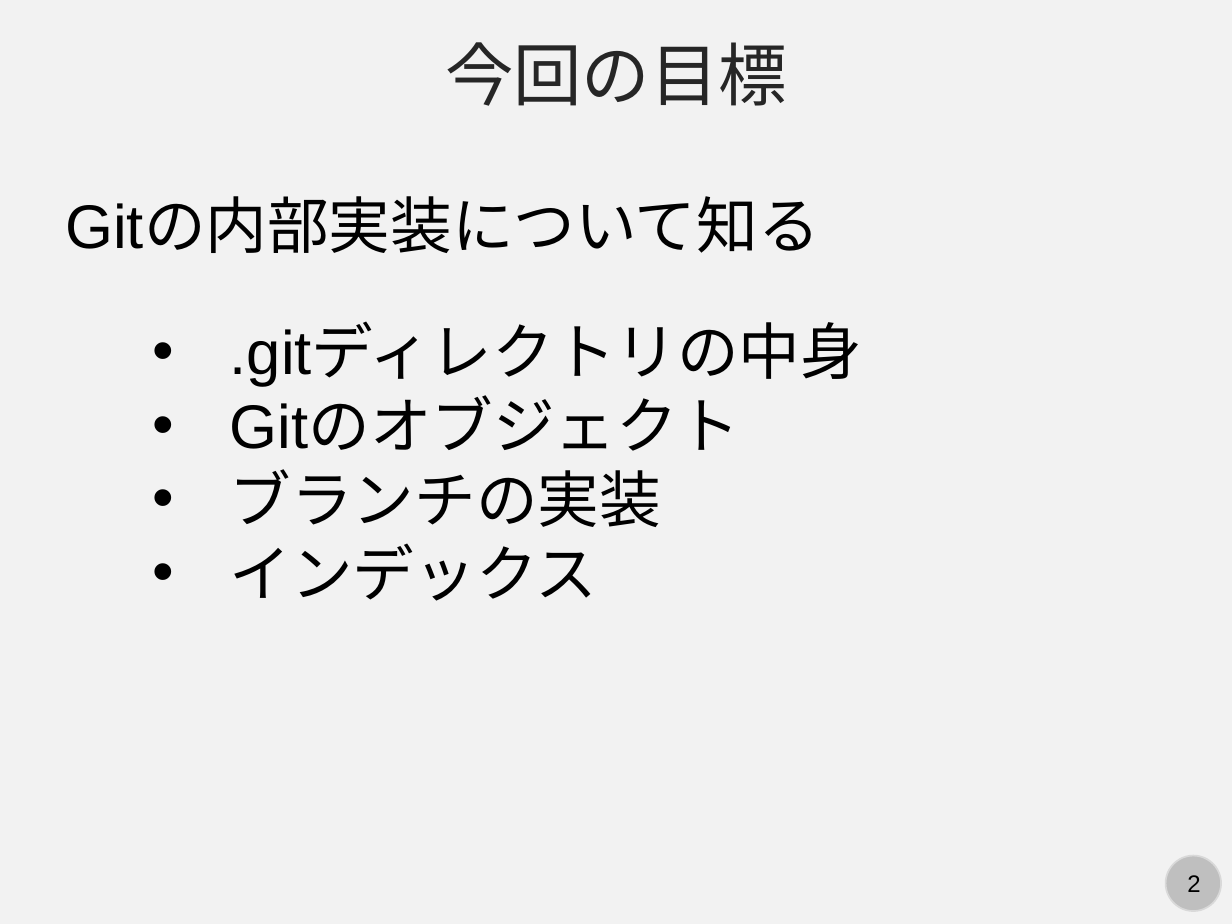
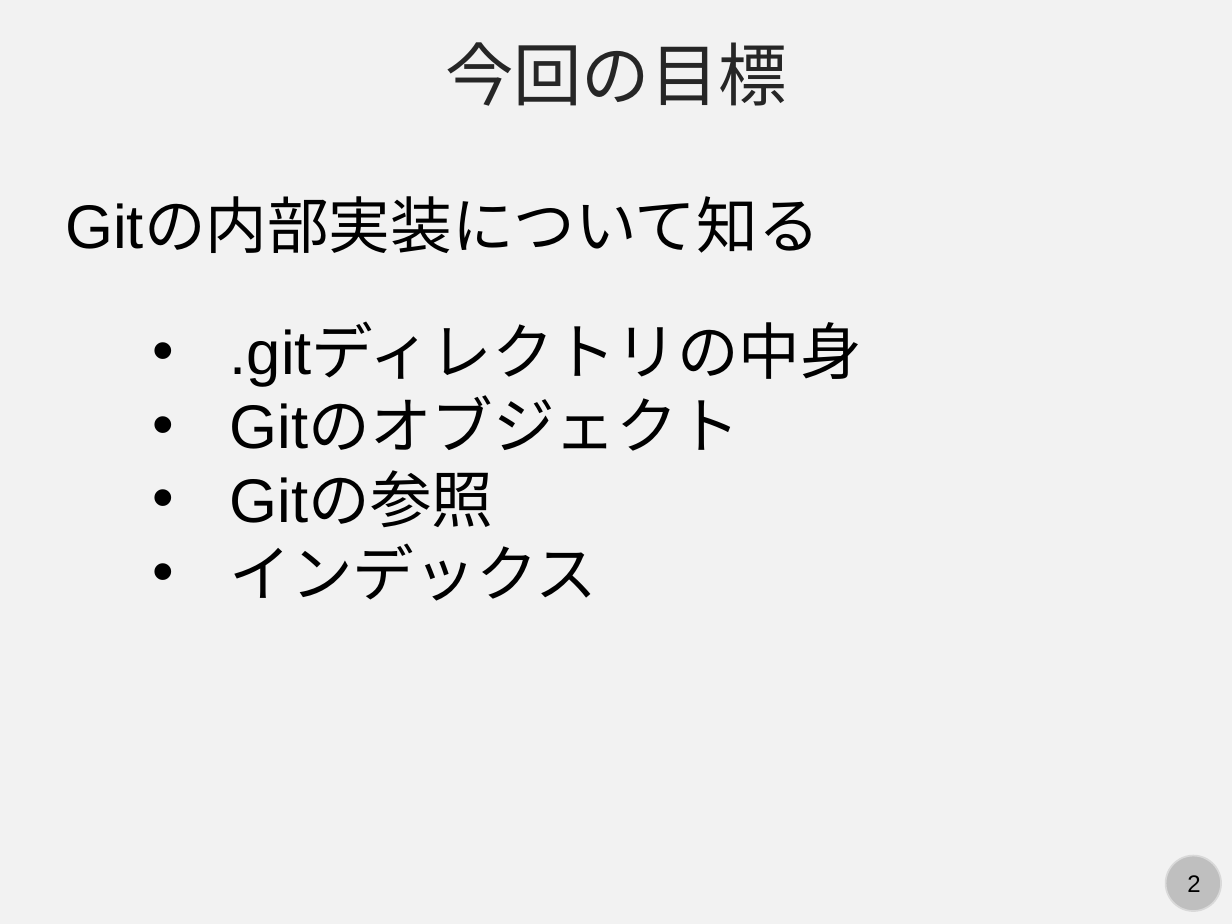
Before and after one commit to kaityo256/github, a slide deck: slide 2 of internals/fig/slide.pptx. Drawn at 1232x924 pixels with LibreOffice and Linux fonts; fonts in the diff are those of the drawing. Boxes give left, top, right and bottom in pixels: in the first picture for what was removed or moved away, otherwise in the second. Text is boxed around its words. In the diff, an @@ line names an element or a change of style, - is before the commit and + after.

```diff
--- a/internals/fig/slide.pptx
+++ b/internals/fig/slide.pptx
@@ text at bbox=[230, 472, 494, 527]: text changed @@
-• ブランチの実装
+• Gitの参照
```
Also in this commit, not shown: 2 other slides changed.
